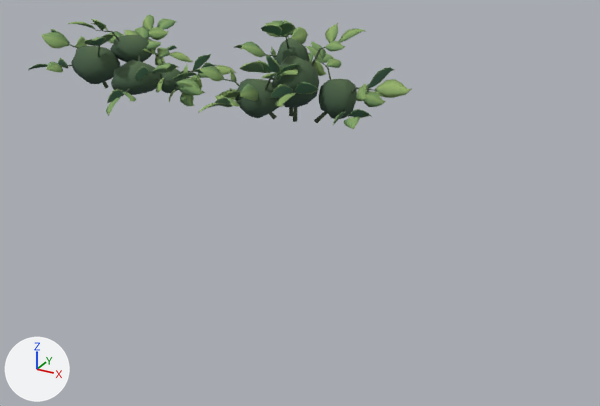
A saved change to the glTF model apps/desktop/e2e/fixtures/world-base/assets/station-foliage-2026-11-27/cascade-shrubs.glb.
Rendered twice from a 50 mm camera at (4.8, -5.42, 2.03) aimed at (1.93, -0.2, -0.58). Arrows for +X, +Y and +Z are at lower left; the lights stay in place. The older version comes first.

Before the edit, the objects in view are built like this:
```python
me_cascade_spreading = bpy.data.meshes.new('cascade-spreading')
me_cascade_spreading.from_pydata(...)  # 2476 vertices, 4664 faces; spans x -0.91..0.99, y -0.61..0.77, z 0.0..0.67
me_cascade_spreading.materials.append(mat_cascade_bank_leaf_painted)
me_cascade_upright = bpy.data.meshes.new('cascade-upright')
me_cascade_upright.from_pydata(...)  # 2476 vertices, 4664 faces; spans x -0.88..0.94, y -0.64..0.72, z 0.0..0.8
me_cascade_upright.materials.append(mat_cascade_bank_leaf_painted)
ob_cascade_spreading = bpy.data.objects.new('cascade-spreading', me_cascade_spreading)
ob_cascade_spreading.location = (0.0, 0.0, 0.0)
ob_cascade_upright = bpy.data.objects.new('cascade-upright', me_cascade_upright)
ob_cascade_upright.location = (1.76, 0.0, 0.0)
```
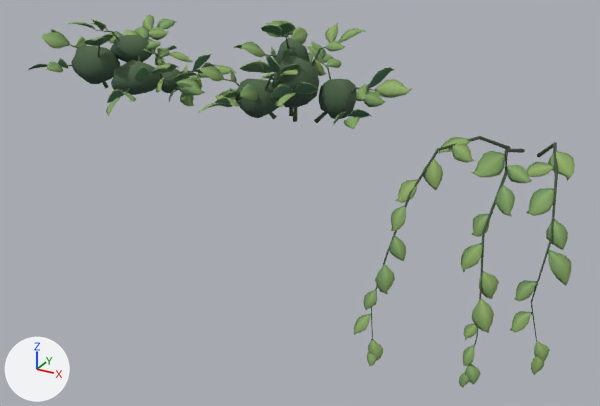
The change in detail:
Mesh me_cascade_trailing is new.
It has 1402 vertices, 2668 faces and spans x -0.723..0.576, y -1.176..0.178, z -1.247..0.222.
It uses material mat_cascade_bank_leaf_painted.
Object 'cascade-trailing' (ob_cascade_trailing) is new; it shows me_cascade_trailing.
Its location is (3.52, 0.0, 0.0).

What differs and where, as boxes (x1, y1, x2, y2) in the pictures (600 x 406 px):
'cascade-trailing', added (green): after (354, 136, 575, 388)
